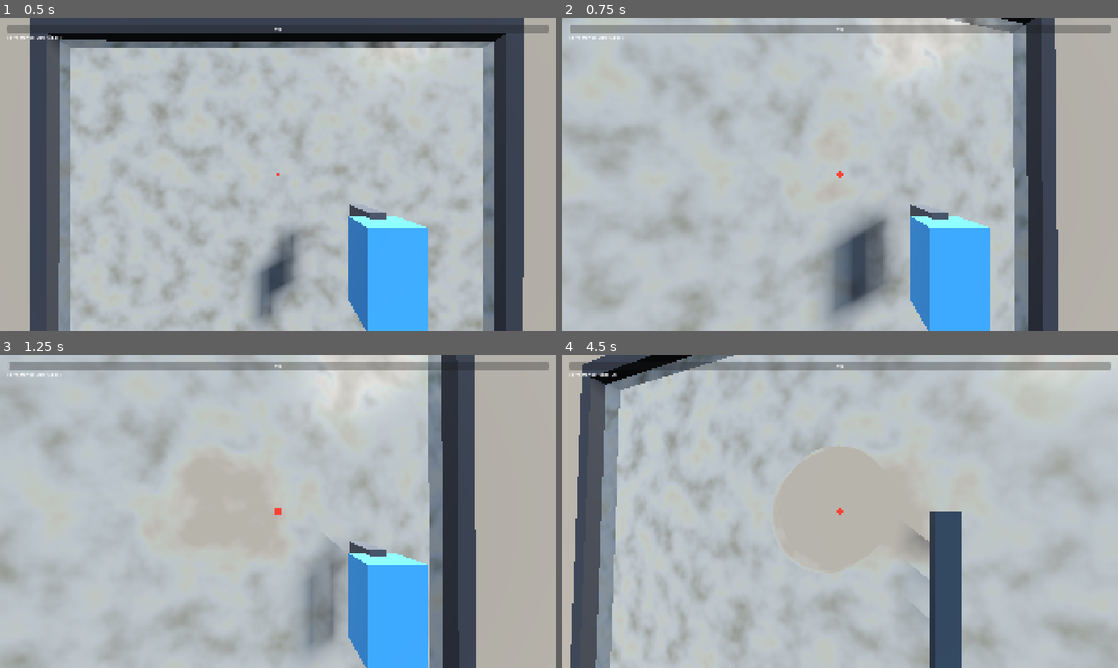
Above: before the commit, frames 1-4 (two rows, left to right).
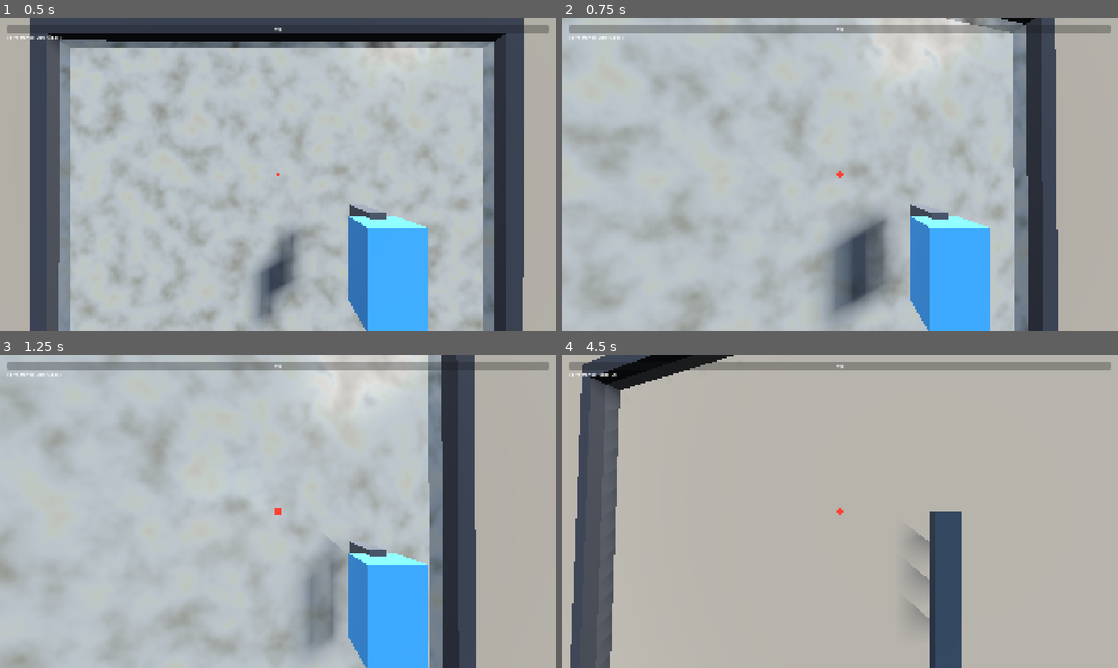
Above: after the commit, the same moments.

Repository: CaioLeonardoSch/window-cleaning-simulator
Game: Godot game, scene res://scenes/main.tscn
Same seed, same stepped clock (60 frames per second), same inputs: the game is played once before the commit and once after it.
Inputs (mouse positions are in pixels of both pictures, inside the frame that each line leads up to):
- Up to frame 1 (0.5 s): no input
- Up to frame 2 (0.75 s): move the mouse to (867, 174) at 0.52 s; press the mouse at (867, 174) at 0.53 s; hold W (move_forward) from 0.53 s (still down)
- Up to frame 3 (1.25 s): keep holding W (move_forward)
- Up to frame 4 (4.5 s): keep holding W (move_forward); move the mouse to (812, 511) at 1.27 s; release the mouse at (812, 511) at 1.28 s; click (812, 511) at 1.35 s; move the mouse to (851, 505) at 2.02 s; hold 1 (tool_1) 2.03-2.78 s; click (851, 505) at 2.3 s; move the mouse to (834, 517) at 2.77 s; tap 2 (tool_2) at 2.85 s; click (834, 517) at 3.05 s; move the mouse to (878, 514) at 3.52 s; hold 3 (tool_3) 3.53-4.28 s; click (878, 514) at 3.8 s; tap R (reset) at 4.15 s; move the mouse to (795, 508) at 4.27 s; click (795, 508) at 4.35 s

Frame 1 is identical in both runs. In frame 2, less than 0.1% of the frame differs, in the area x 1-55%, y 2-51%; in frame 3, 2.5%; in frame 4, 37%, in the area x 6-100%, y 0-100%.

Commit message:
Corrige reset visual e faz o borrifador só molhar
reset_window() agora repinta a máscara GPU a partir da grade CPU
(reaproveitando a rede de segurança da seção 8) — antes só a
simulação reiniciava e o vidro continuava aparecendo limpo na tela.
HUD esconde o banner de conclusão junto.

Borrifador não tira mais sujeira sozinho (só molha): a fórmula
original do protótipo deixava limpar a janela inteira sem nunca usar
esponja/rodo, o que quebra a intenção de três etapas obrigatórias.

Co-Authored-By: Claude Sonnet 5 <noreply@anthropic.com>

Diff:
--- a/godot/scripts/hud.gd
+++ b/godot/scripts/hud.gd
@@ -21,6 +21,11 @@
 	if not players.is_empty():
 		player = players[0]
 
+func _unhandled_input(event: InputEvent) -> void:
+	if event.is_action_pressed("reset"):
+		_finished = false
+		banner.visible = false
+
 func _process(_delta: float) -> void:
 	if player != null:
 		tool_label.text = "Ferramenta: %s" % player.TOOL_NAMES[player.active_tool_index]
--- a/godot/scripts/player.gd
+++ b/godot/scripts/player.gd
@@ -49,7 +49,7 @@
 	elif event.is_action_pressed("tool_3"):
 		_set_active_tool(2)
 	elif event.is_action_pressed("reset") and active_window != null:
-		active_window.sim.reset()
+		active_window.reset_window()
 	elif event.is_action_pressed("pause"):
 		Input.mouse_mode = Input.MOUSE_MODE_VISIBLE if Input.mouse_mode == Input.MOUSE_MODE_CAPTURED else Input.MOUSE_MODE_CAPTURED
 
--- a/godot/scripts/tools/tool_spray.gd
+++ b/godot/scripts/tools/tool_spray.gd
@@ -1,6 +1,9 @@
 class_name ToolSpray
 extends CleaningTool
-## Borrifador: molha o vidro, tira só um fiapo de sujeira sozinho. Port de tools.js `spray`.
+## Borrifador: só molha o vidro, não tira sujeira sozinho — isso fica pra esponja/rodo
+## (as três etapas precisam ser necessárias, não só a preferida). Diverge de tools.js `spray`
+## de propósito: lá o borrifador também raspava um fiapo de sujeira, mas isso deixava dar
+## pra limpar a janela inteira só segurando o borrifador.
 
 const RADIUS_M := 0.14
 
@@ -8,9 +11,5 @@
 	var amount: float = (2.2 * stroke.dt) / float(stroke.sub)
 	sim.each_in_circle(stroke.uv, RADIUS_M, func(i: int, f: float) -> void:
 		sim.water[i] = clampf(sim.water[i] + amount * f, 0.0, 1.0)
-		sim.grime[i] = clampf(sim.grime[i] - amount * 0.06 * f, 0.0, 1.0)
 	)
-	return [{
-		"uv": stroke.uv, "radius": RADIUS_M, "rotation": 0.0,
-		"strength": clampf(amount * 0.5, 0.0, 1.0), "type": "soft",
-	}]
+	return []
--- a/godot/scripts/window_pane.gd
+++ b/godot/scripts/window_pane.gd
@@ -101,3 +101,11 @@
 ## Rede de segurança da seção 8 — chamar ao voltar de pausa/resize/foreground.
 func repaint_from_cpu() -> void:
 	painter.repaint_from_cpu(sim)
+
+## Reinicia a sujeira (tecla `reset`). sim.reset() sozinho não bastava: a máscara GPU
+## (grime_painter) só acumula estamparia subtrativa, então sem repintar ela o vidro
+## continuava aparecendo limpo mesmo com a grade CPU de volta suja.
+func reset_window() -> void:
+	sim.reset()
+	_confirmed_clean = false
+	painter.repaint_from_cpu(sim)
